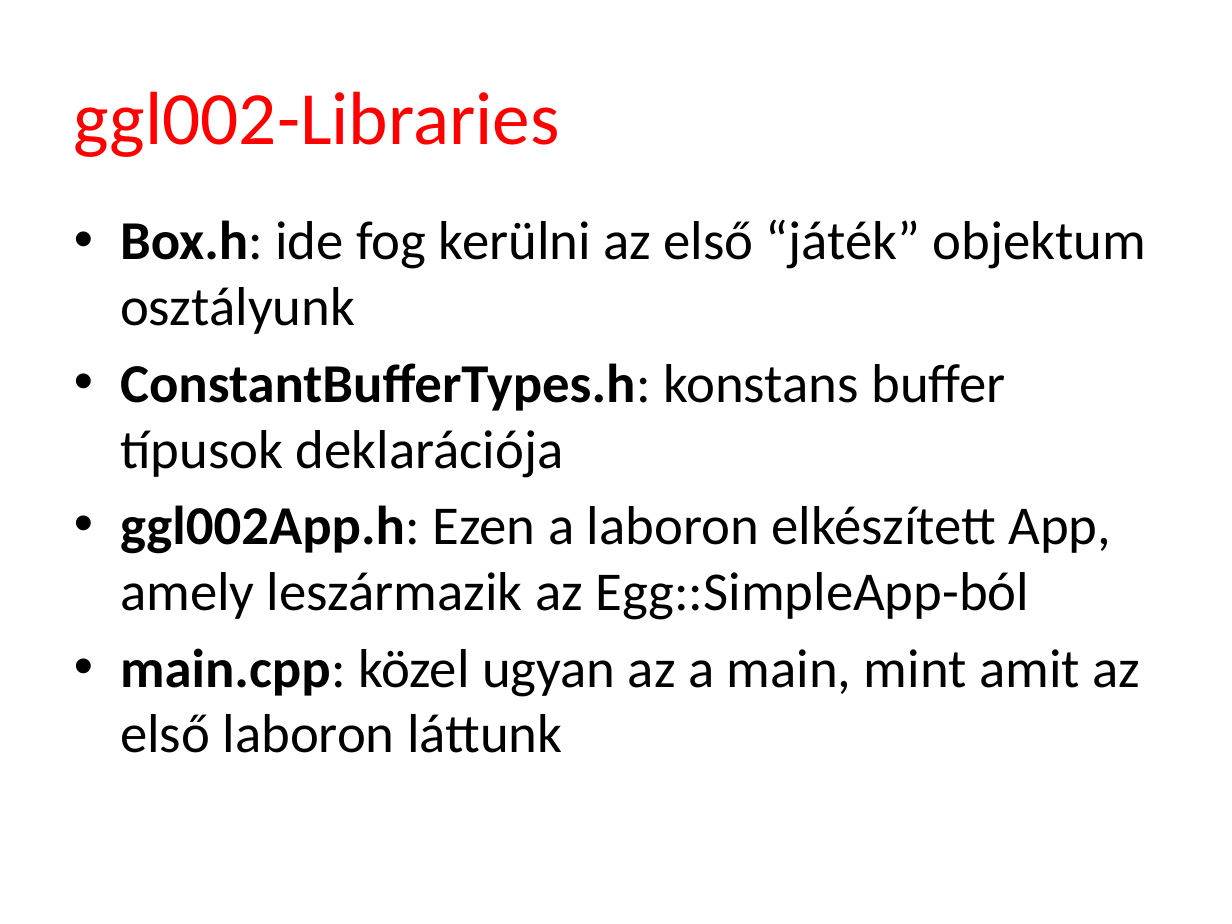
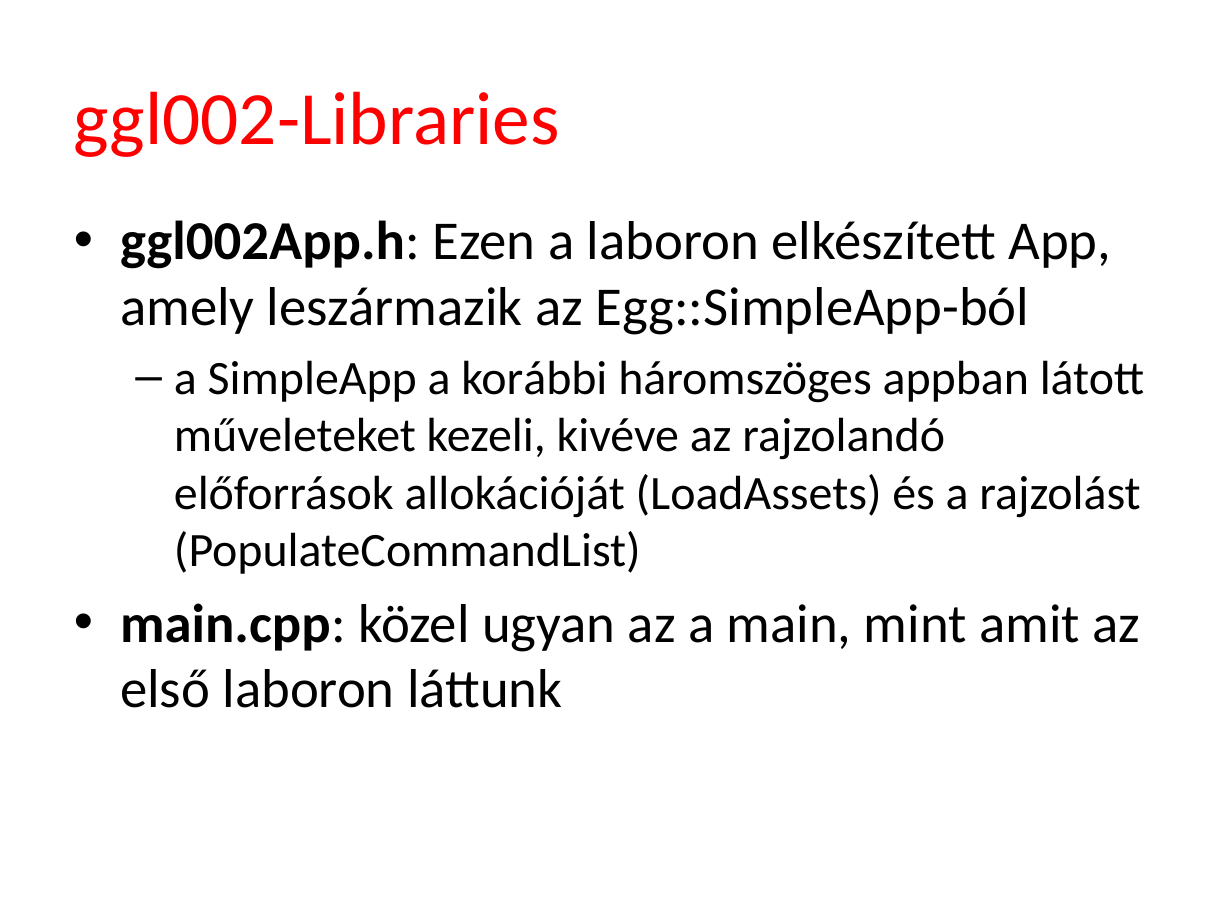
Before and after one commit to szecsi/dx12, a slide deck: slide 7 of Slides/ggl002-Libraries.pptx. Drawn at 1232x924 pixels with LibreOffice and Linux fonts; fonts in the diff are those of the drawing; background and template pictures are left out. Boxes give left, top, right and bottom in pixels: in the first picture for what was removed or moved away, otherwise in the second. Text is boxed around its words. In the diff, an @@ line names an element or a change of style, - is before the commit and + after.

```diff
--- a/Slides/ggl002-Libraries.pptx
+++ b/Slides/ggl002-Libraries.pptx
@@ text at box(120, 219, 1146, 478): paragraphs removed @@
-• Box.h: ide fog kerülni az első “játék” objektum osztályunk
-• ConstantBufferTypes.h: konstans buffer típusok deklarációja
@@ text at box(174, 360, 1145, 574): paragraph added @@
+  – a SimpleApp a korábbi háromszöges appban látott műveleteket kezeli, kivéve az rajzolandó előforrások allokációját (LoadAssets) és a rajzolást (PopulateCommandList)
```
Also in this commit, not shown: 6 other slides changed, 7 slides added, 8 slides removed, 26 other files.
